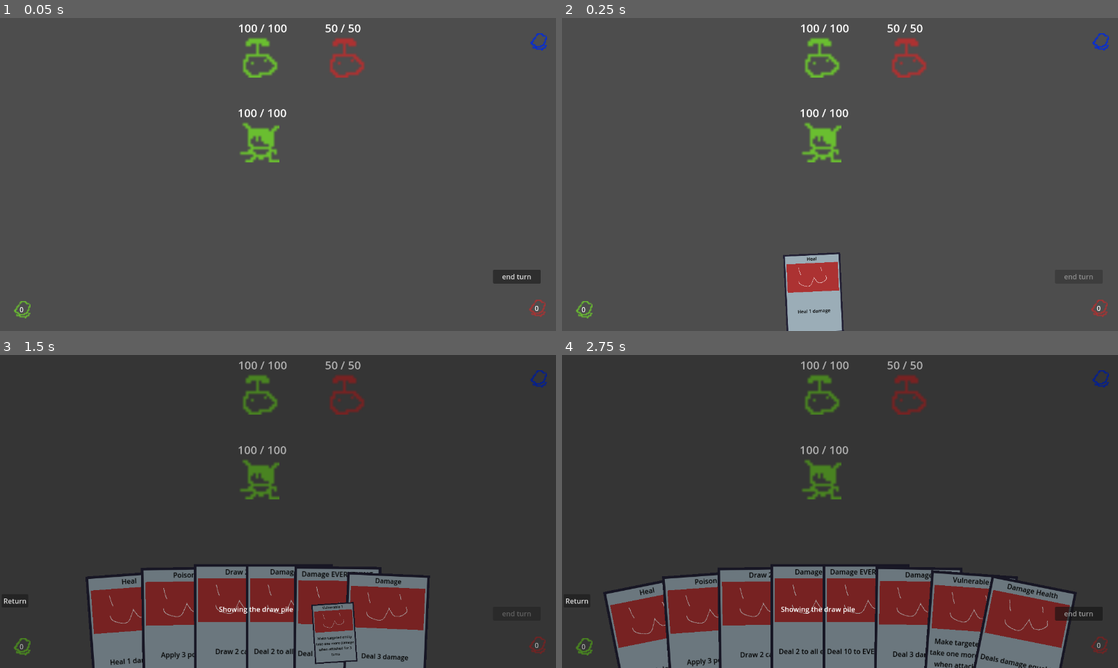
Above: before the commit, frames 1-4 (two rows, left to right).
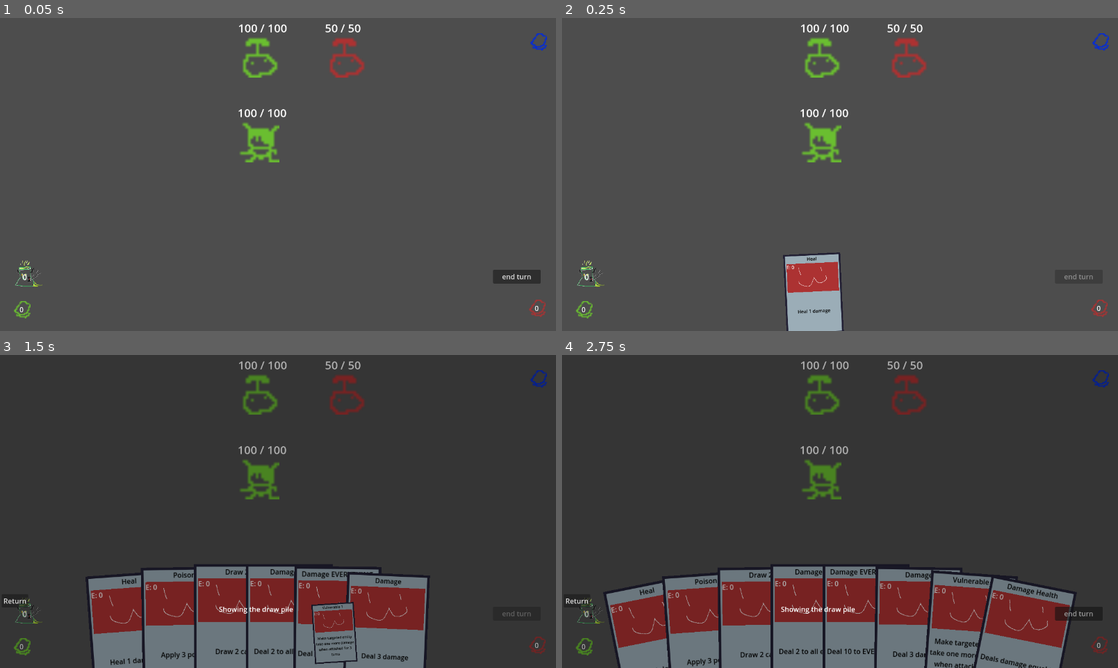
Above: after the commit, the same moments.

Repository: Saplings-Projects/1M_sub
Game: Godot game, scene res://#Scenes/TestingScene.tscn
Two runs of this game, one before a commit and one after it. Both use one fixed random seed, a clock stepped at 60 frames per second and the inputs below.
Inputs (mouse positions are in pixels of both pictures, inside the frame that each line leads up to):
- Up to frame 1 (0.05 s): no input
- Up to frame 2 (0.25 s): no input
- Up to frame 3 (1.5 s): click "0" at 0.5 s; click "0" at 1.25 s
- Up to frame 4 (2.75 s): click (656, 642) at 2.02 s

The runs differ from the first frame. In frame 1, 0.1% of the frame differs, in the area x 2-8%, y 77-86%; in frame 2, 0.1%; in frame 3, 0.2%; in frame 4, 0.2%, in the area x 2-80%, y 72-86%.

Commit message:
Adds Energy store, and cost labels

Diff:
--- a/#Scenes/TestingScene.tscn
+++ b/#Scenes/TestingScene.tscn
@@ -17,6 +17,7 @@
 [ext_resource type="Texture2D" uid="uid://d4muqvs3etnr8" path="res://Cards/discard_pile.png" id="12_kxw48"]
 [ext_resource type="Script" path="res://UI/EndTurnButton.gd" id="14_dpe64"]
 [ext_resource type="Texture2D" uid="uid://hqkt8t1v2f5h" path="res://Cards/deck_pile.png" id="18_b54hn"]
+[ext_resource type="Texture2D" uid="uid://bl5v3bgnntoc5" path="res://Cards/energy_count.png" id="19_spyxg"]
 [ext_resource type="Script" path="res://UI/DeckPileUISetter.gd" id="19_ucc6f"]
 
 [node name="TestingScene" type="Node2D"]
@@ -155,4 +156,19 @@
 script = ExtResource("19_ucc6f")
 metadata/_edit_use_anchors_ = true
 
+[node name="Sprite2D" type="Sprite2D" parent="CanvasLayer/UIControl"]
+position = Vector2(64, 592)
+scale = Vector2(0.2895, 0.356145)
+texture = ExtResource("19_spyxg")
+
+[node name="Label" type="Label" parent="CanvasLayer/UIControl/Sprite2D"]
+offset_left = -41.5141
+offset_top = -25.2209
+offset_right = -31.5141
+offset_bottom = -2.22091
+scale = Vector2(3.93058, 3.1094)
+text = "0"
+horizontal_alignment = 1
+vertical_alignment = 1
+
 [connection signal="pressed" from="CanvasLayer/UIControl/EndTurnButton" to="CanvasLayer/UIControl/EndTurnButton" method="_on_pressed"]
--- a/Cards/Card.tscn
+++ b/Cards/Card.tscn
@@ -22,7 +22,7 @@
 [node name="CardMovementComponent" type="Node" parent="."]
 script = ExtResource("6_qvt2l")
 
-[node name="CardUI" type="Control" parent="." node_paths=PackedStringArray("title_label", "description_label", "key_art")]
+[node name="CardUI" type="Control" parent="." node_paths=PackedStringArray("title_label", "description_label", "energy_label", "key_art")]
 layout_mode = 1
 anchors_preset = 8
 anchor_left = 0.5
@@ -39,6 +39,7 @@
 script = ExtResource("5_hkyxd")
 title_label = NodePath("VerticalLayout/Title")
 description_label = NodePath("VerticalLayout/Description")
+energy_label = NodePath("Energy")
 key_art = NodePath("VerticalLayout/KeyArt")
 
 [node name="SelectionButton" type="TextureButton" parent="CardUI"]
@@ -87,6 +88,13 @@
 vertical_alignment = 1
 autowrap_mode = 2
 
+[node name="Energy" type="Label" parent="CardUI"]
+layout_mode = 0
+offset_left = 4.0
+offset_top = 27.0
+offset_right = 44.0
+offset_bottom = 50.0
+
 [connection signal="gui_input" from="CardUI/SelectionButton" to="ClickHandler" method="_on_gui_input_event"]
 [connection signal="mouse_entered" from="CardUI/SelectionButton" to="ClickHandler" method="_on_mouse_entered"]
 [connection signal="mouse_exited" from="CardUI/SelectionButton" to="ClickHandler" method="_on_mouse_exited"]
--- a/Cards/Resource/Card_EnemyAttack.tres
+++ b/Cards/Resource/Card_EnemyAttack.tres
@@ -5,6 +5,7 @@
 [resource]
 script = ExtResource("1_5s3qc")
 application_type = 1
+energy_cost = 0
 card_title = "NULL"
 card_description = "NULL"
 card_effects_data = Array[Resource("res://Cards/Effects/EffectData.gd")]([])
--- a/Cards/Resource/Card_Strength.tres
+++ b/Cards/Resource/Card_Strength.tres
@@ -33,6 +33,7 @@
 [resource]
 script = ExtResource("5_e4pqm")
 application_type = 0
+energy_cost = 0
 card_title = "Strength"
 card_description = "Targeted entity deals one more damage for 2 turns"
 card_effects_data = Array[ExtResource("4_8rg8k")]([SubResource("Resource_ucd6r")])
--- a/Cards/Resource/Card_damage_and_poison.tres
+++ b/Cards/Resource/Card_damage_and_poison.tres
@@ -34,6 +34,7 @@
 [resource]
 script = ExtResource("1_h8l2w")
 application_type = 1
+energy_cost = 0
 card_title = "Damage and poison"
 card_description = "Deals 1 damage and applies 2 poison"
 card_effects_data = Array[ExtResource("2_22qxd")]([SubResource("Resource_73uy7"), SubResource("Resource_tmm5r")])
--- a/UI/CardUISetter.gd
+++ b/UI/CardUISetter.gd
@@ -8,6 +8,7 @@
 
 @export var title_label: Label
 @export var description_label: Label
+@export var energy_label: Label
 @export var key_art: TextureRect
 
 
@@ -26,6 +27,7 @@
 func _on_card_initialized(in_card_data: CardBase) -> void:
 	title_label.text = in_card_data.card_title
 	description_label.text = in_card_data.card_description
+	energy_label.text = "E: " + str(in_card_data.energy_cost)
 	if in_card_data.card_key_art:
 		key_art.texture = in_card_data.card_key_art
 	else:
Not shown: 1 places in #Scenes/TestingScene.tscn that only renumber resources
Binary file added: Cards/energy_count.png
Not shown, added: Cards/energy_count.png.import
